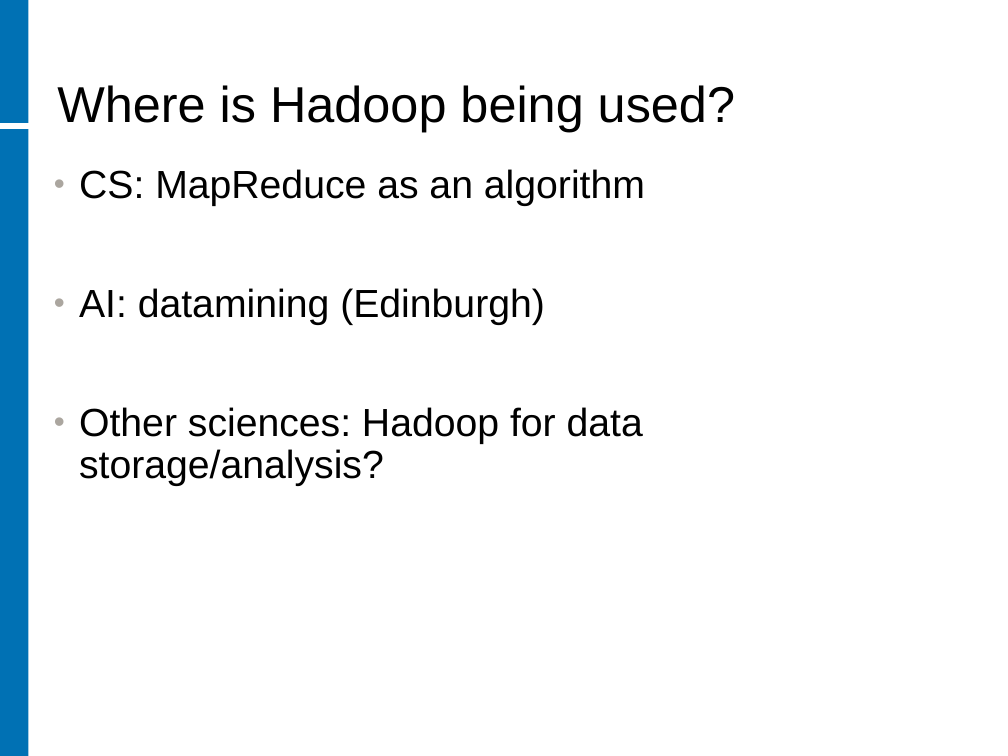
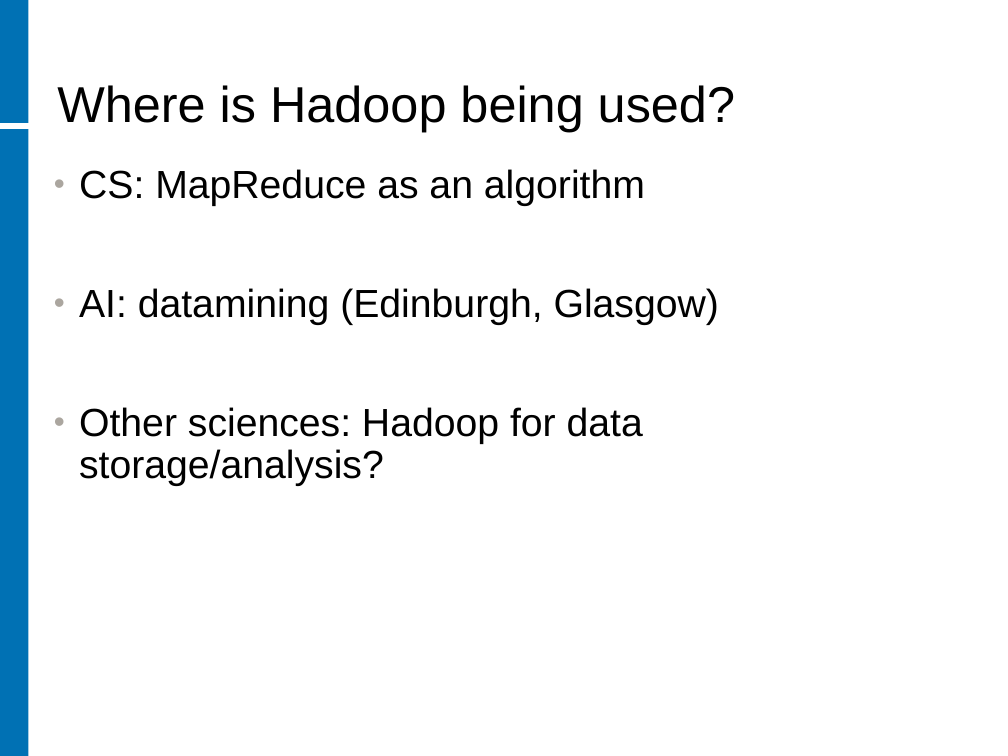
Before and after one commit to rhusar/smartfrog, a slide deck: slide 3 of core/components/hadoop/doc/workshop/hadoop_and_universities.ppt. Drawn at 1008x756 pixels with LibreOffice and Linux fonts; fonts in the diff are those of the drawing; background and template pictures are left out. Boxes give left, top, right and bottom in pixels: in the first picture for what was removed or moved away, otherwise in the second. Text is boxed around its words. In the diff, an @@ line names an element or a change of style, - is before the commit and + after.

```diff
--- a/core/components/hadoop/doc/workshop/hadoop_and_universities.ppt
+++ b/core/components/hadoop/doc/workshop/hadoop_and_universities.ppt
@@ text at (79,288,719,325): text changed @@
-• AI: datamining (Edinburgh)
+• AI: datamining (Edinburgh, Glasgow)
```
Also in this commit, not shown: 6 other slides changed, 1 slide added, 1 slide removed, 1 other file.
